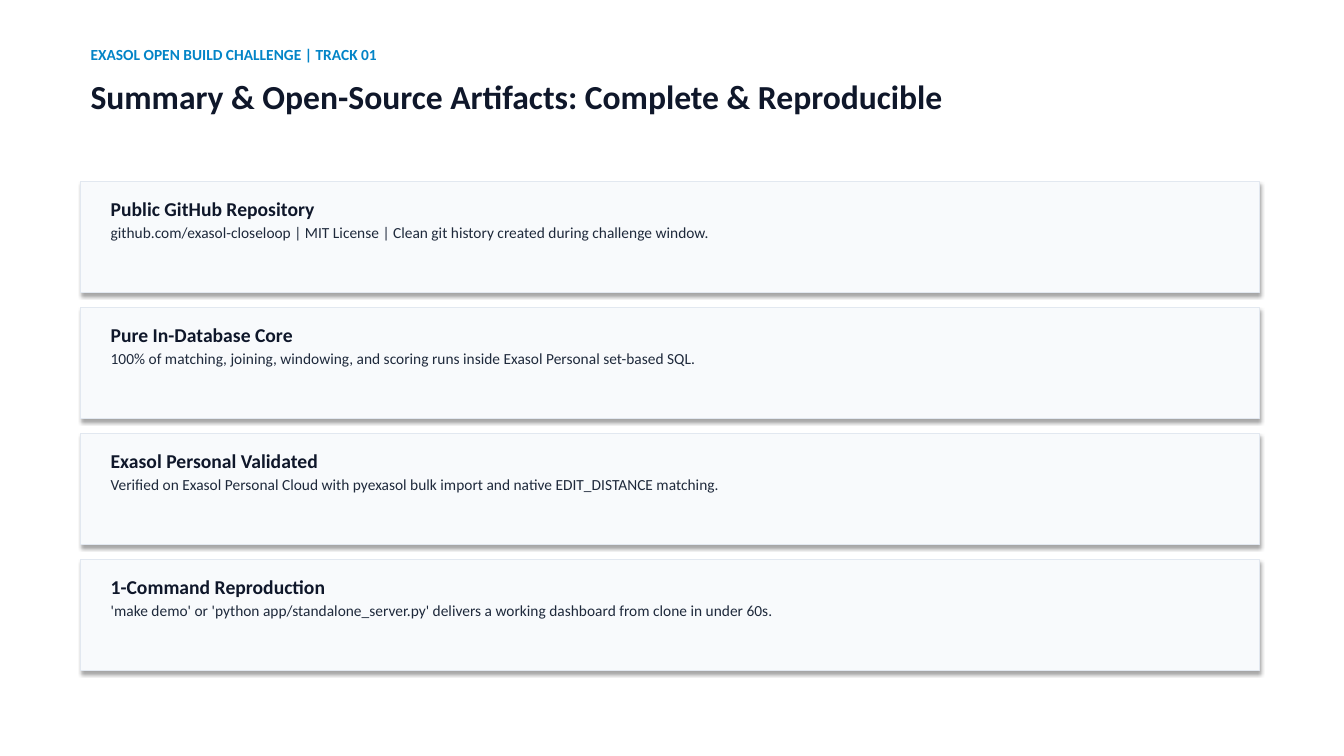
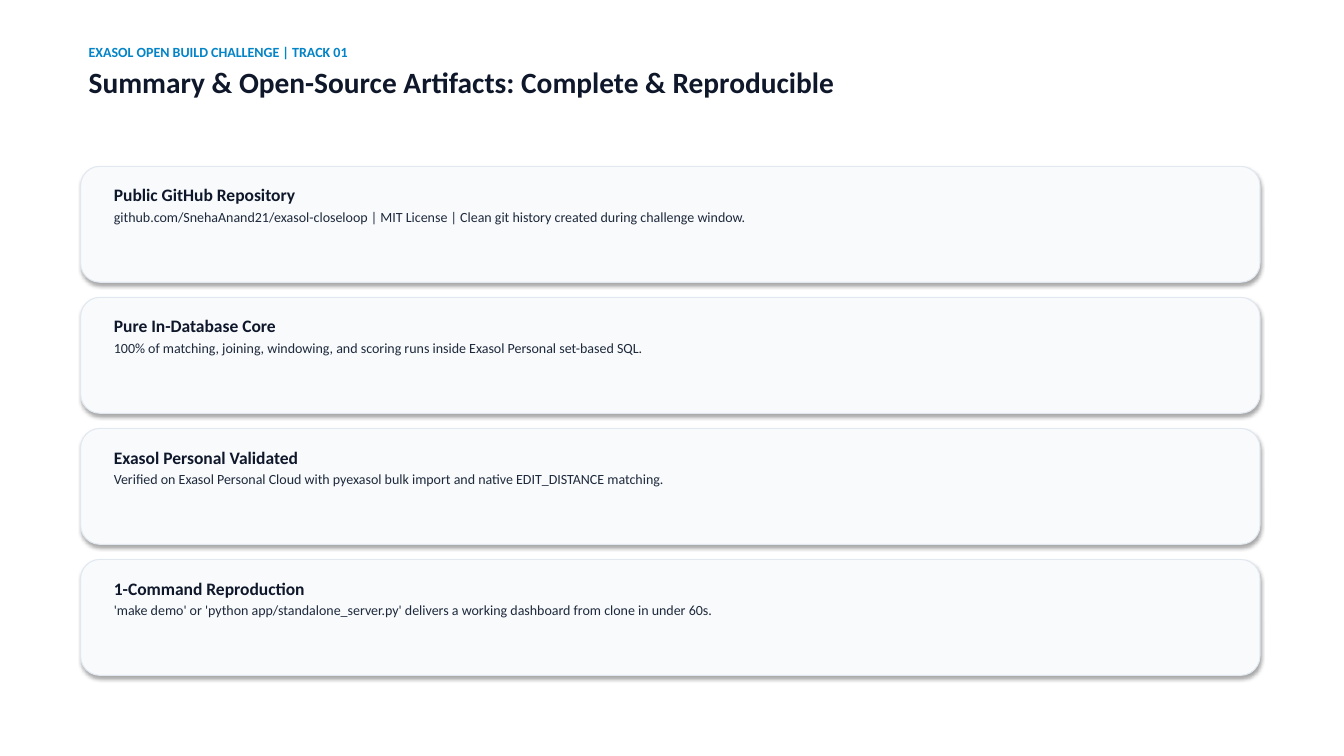
Before and after one commit to SnehaAnand21/exasol-closeloop, a slide deck: slide 10 of docs/CloseLoop_Pitch_Deck.pptx. Drawn at 1344x756 pixels with LibreOffice and Linux fonts; fonts in the diff are those of the drawing. Boxes give left, top, right and bottom in pixels: in the first picture for what was removed or moved away, otherwise in the second. Text is boxed around its words. In the diff, an @@ line names an element or a change of style, - is before the commit and + after.

Commit message:
fix(deck): eliminate text overlaps with adjusted typography and card margins

```diff
--- a/docs/CloseLoop_Pitch_Deck.pptx
+++ b/docs/CloseLoop_Pitch_Deck.pptx
@@ text at <box>89,47,347,57</box>: size 11 to 10 pt in "EXASOL OPEN BUILD CHALLENGE | TRACK 01"; more space between paragraphs @@
@@ text at <box>89,72,834,98</box>: paragraph added @@
+Summary & Open-Source Artifacts: Complete & Reproducible
@@ text removed at <box>91,85,942,115</box> @@
-Summary & Open-Source Artifacts: Complete & Reproducible
@@ rectangle to rounded rectangle in 4 elements at <box>81,429,1260,544</box>, <box>81,560,1260,676</box>, <box>81,297,1260,413</box>, <box>81,166,1260,282</box> @@
@@ rounded rectangle: place and size @@
-rounded rectangle at <box>81,181,1260,292</box>
+rounded rectangle at <box>81,166,1260,282</box>
@@ text "Public GitHub Repository": place and size @@
-text "Public GitHub Repository" at <box>111,202,709,241</box>
+text "Public GitHub Repository" at <box>114,188,746,225</box>
@@ text at <box>114,188,295,204</box>: size 14 to 12.5 pt in "Public GitHub Repository" @@
@@ text at <box>114,212,746,225</box>: text changed; size 11 to 10 pt @@
-github.com/exasol-closeloop | MIT License | Clean git history created during challenge window.
+github.com/SnehaAnand21/exasol-closeloop | MIT License | Clean git history created during challenge window.
@@ rounded rectangle: place and size @@
-rounded rectangle at <box>81,308,1260,418</box>
+rounded rectangle at <box>81,297,1260,413</box>
@@ text "Pure In-Database Core": place and size @@
-text "Pure In-Database Core" at <box>111,328,695,367</box>
+text "Pure In-Database Core" at <box>114,319,642,356</box>
@@ text "Pure In-Database Core" at <box>114,319,642,356</box>: size 14 to 12.5 pt in "Pure In-Database Core"; size 11 to 10 pt in "100% of matching, joining, windowing, and scoring ..." @@
@@ rounded rectangle: place and size @@
-rounded rectangle at <box>81,434,1260,544</box>
+rounded rectangle at <box>81,429,1260,544</box>
@@ text "Exasol Personal Validated" at <box>114,451,663,487</box>: size 14 to 12.5 pt in "Exasol Personal Validated"; size 11 to 10 pt in "Verified on Exasol Personal Cloud with pyexasol ..." @@
@@ rounded rectangle: place and size @@
-rounded rectangle at <box>81,560,1260,670</box>
+rounded rectangle at <box>81,560,1260,676</box>
@@ text "1-Command Reproduction" at <box>114,582,712,618</box>: size 14 to 12.5 pt in "1-Command Reproduction"; size 11 to 10 pt in "'make demo' or 'python app/standalone_server.py' delivers a ..." @@
```
Also in this commit, not shown: 9 other slides changed, 2 other files.
